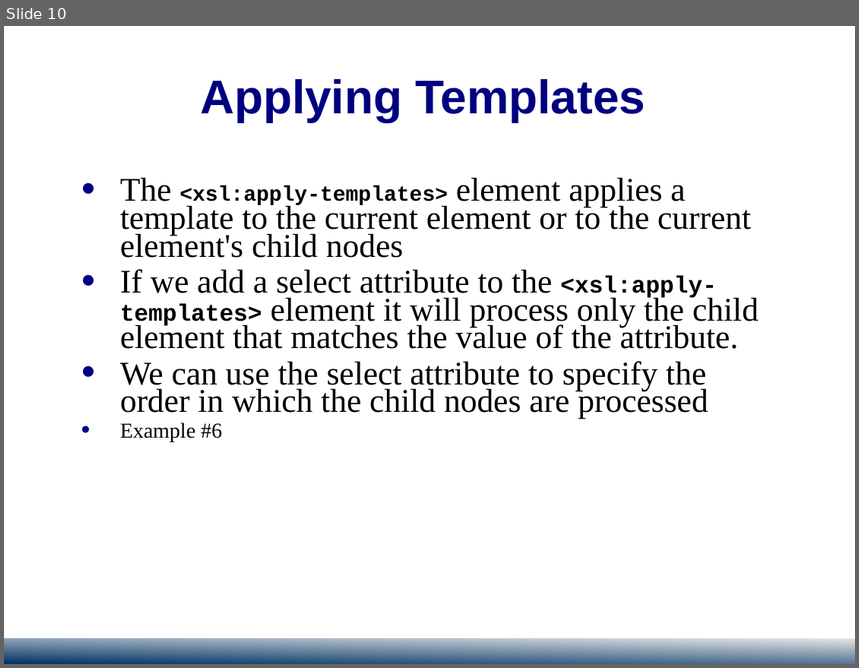
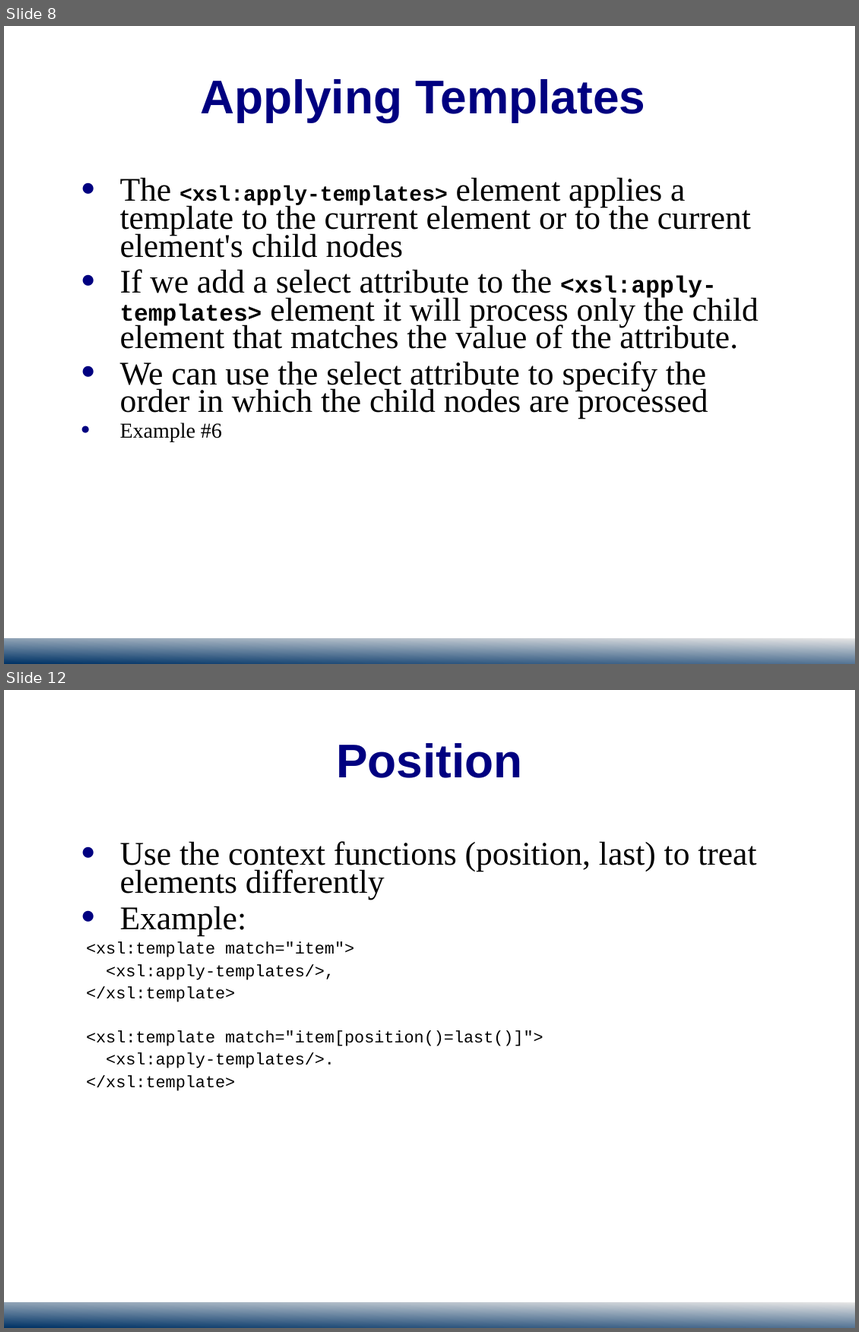
Before and after one commit to jedi-academy/learn-4850, a slide deck: public/download/ACIT4850-XSL-2.ppt. Shown one above the other, each under a label of ours: slide 10 before the commit, slides 8 and 12 after it; the slides between them are not shown. The pictures are 859x668 and 859x1332 pixels, drawn with LibreOffice and Linux fonts; fonts in the diff are those of the drawing; background and template pictures are left out. Boxes give left, top, right and bottom in pixels: in the first picture for what was removed or moved away, otherwise in the second. Text is boxed around its words. In the diff, an @@ line names an element or a change of style, - is before the commit and + after.

```diff
--- a/public/download/ACIT4850-XSL-2.ppt
+++ b/public/download/ACIT4850-XSL-2.ppt
@@ slide 12 added at (4, 690, 855, 1328), background #FFFFFF; not listed: 2 template elements that a slide beside it also shows @@
@@ title added at (336, 743, 522, 778), 40 pt, text #000080, bold @@
+Position
@@ text added at (86, 841, 756, 1091), 14 pt, text #000000 @@
+● Use the context functions (position, last) to treat elements differently
+● Example:
+<xsl:template match="item">
+<xsl:apply-templates/>,
+</xsl:template>
+<xsl:template match="item[position()=last()]">
+<xsl:apply-templates/>.
+</xsl:template>
@@ what was slide 10 is now slide 8 @@
@@ slide 8 changed as well @@
@@ text "The <xsl:apply-templates> element applies a ..." at (120, 177, 759, 442): indent changed @@
```
Also in this commit, not shown: 6 other slides changed, 4 other slides added, 2 slides removed, 3 other files.
